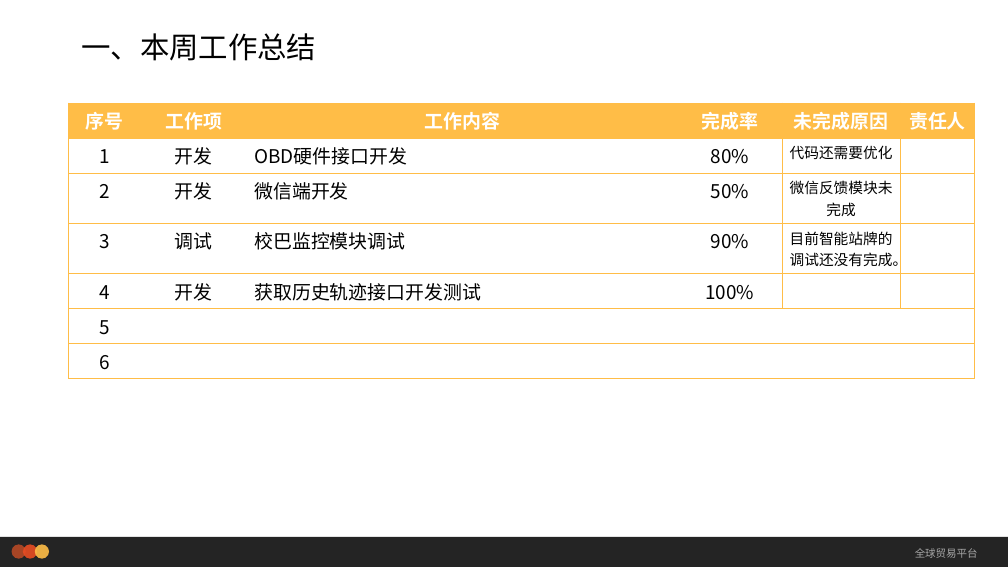
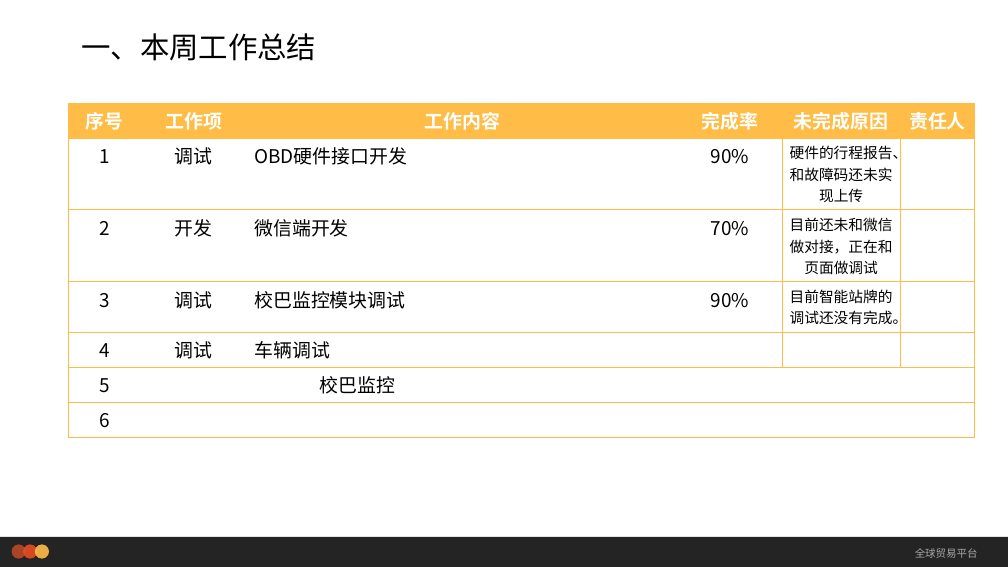
Before and after one commit to yangx2015/wdxc, a slide deck: slide 3 of doc/工作周报/工作汇报/真实/武大项目_工作汇报_2018年04月20号第3周.pptx. Drawn at 1008x567 pixels with LibreOffice and Linux fonts; fonts in the diff are those of the drawing; background and template pictures are left out. Boxes give left, top, right and bottom in pixels: in the first picture for what was removed or moved away, otherwise in the second. Text is boxed around its words. In the diff, an @@ line names an element or a change of style, - is before the commit and + after.

Commit message:
工作汇报

```diff
--- a/doc/工作周报/工作汇报/真实/武大项目_工作汇报_2018年04月20号第3周.pptx
+++ b/doc/工作周报/工作汇报/真实/武大项目_工作汇报_2018年04月20号第3周.pptx
@@ table at [69, 103, 975, 432] @@
-row 2: 1 | 开发 | OBD硬件接口开发 |  |  | 80% | 代码还需要优化 | 
+row 2: 1 | 调试 | OBD硬件接口开发 |  |  | 90% | 硬件的行程报告、和故障码还未实现上传 | 
-row 3, column 6: 50%
+row 3, column 6: 70%
-row 3, column 7: 微信反馈模块未完成
+row 3, column 7: 目前还未和微信做对接，正在和页面做调试
-row 5: 4 | 开发 | 获取历史轨迹接口开发测试 |  |  | 100% |  | 
+row 5: 4 | 调试 | 车辆调试 |  |  |  |  | 
-row 6, column 3: 
+row 6, column 3: 校巴监控
```
Also in this commit, not shown: 1 other slide changed, 3 other files.
